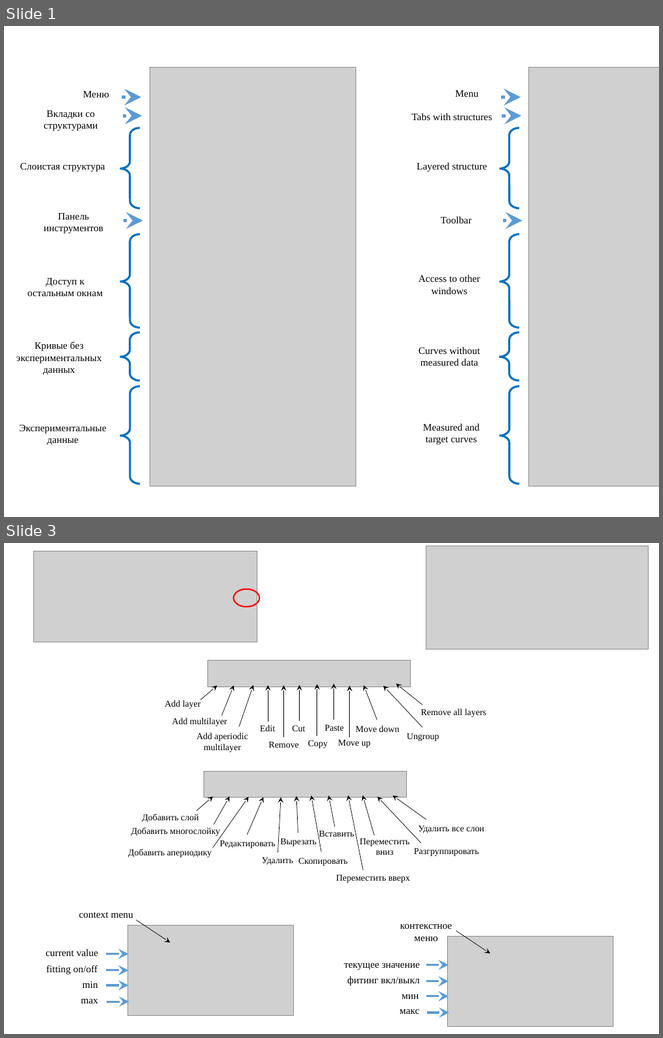
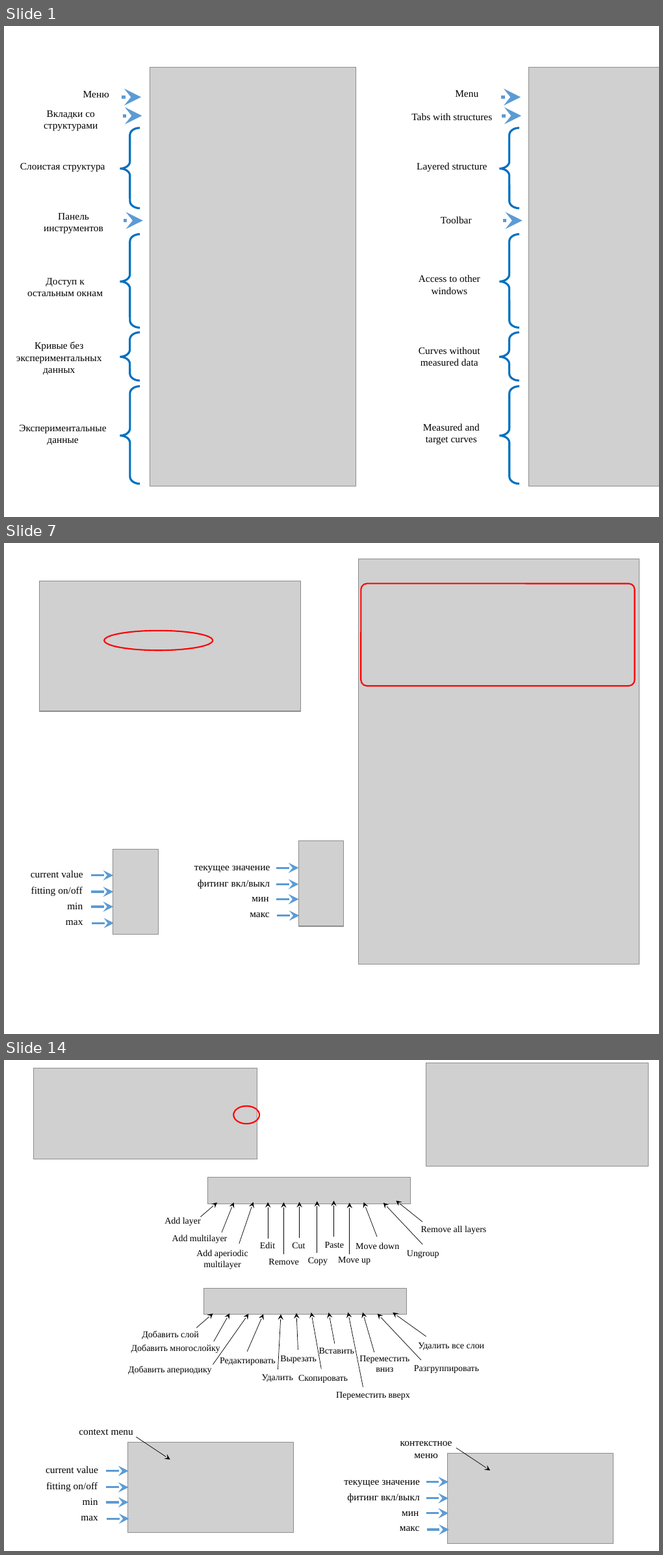
Before and after one commit to svech/Multifitting, a slide deck: manual/Pictures 2.0.pptx. Shown one above the other, each under a label of ours: slides 1 and 3 before the commit, slides 1, 7 and 14 after it; the slides between them are not shown. The pictures are 663x1038 and 663x1555 pixels, drawn with LibreOffice and Linux fonts; fonts in the diff are those of the drawing; grey boxes stand for pictures. Boxes give left, top, right and bottom in pixels: in the first picture for what was removed or moved away, otherwise in the second. Text is boxed around its words. In the diff, an @@ line names an element or a change of style, - is before the commit and + after.

```diff
--- a/manual/Pictures 2.0.pptx
+++ b/manual/Pictures 2.0.pptx
@@ slide 7 added at <box>4,543,659,1034</box>, background #FFFFFF @@
@@ picture added at <box>358,559,639,965</box> @@
@@ picture added at <box>39,581,301,711</box> @@
@@ rounded rectangle added at <box>361,583,635,686</box>, outline #FF0000 1.5 pt @@
@@ ellipse added at <box>104,631,213,650</box>, outline #FF0000 1.5 pt @@
@@ group added at <box>31,850,159,935</box>: 4 arrows, 4 texts, 1 picture @@
+fitting on/off
+min
+max
+current value
@@ group added at <box>194,841,344,927</box>: 4 arrows, 4 texts, 1 picture @@
+фитинг вкл/выкл
+мин
+макс
+текущее значение
@@ what was slide 3 is now slide 14 @@
```
Also in this commit, not shown: 1 slide changed, 10 other slides added, 7 other files.
